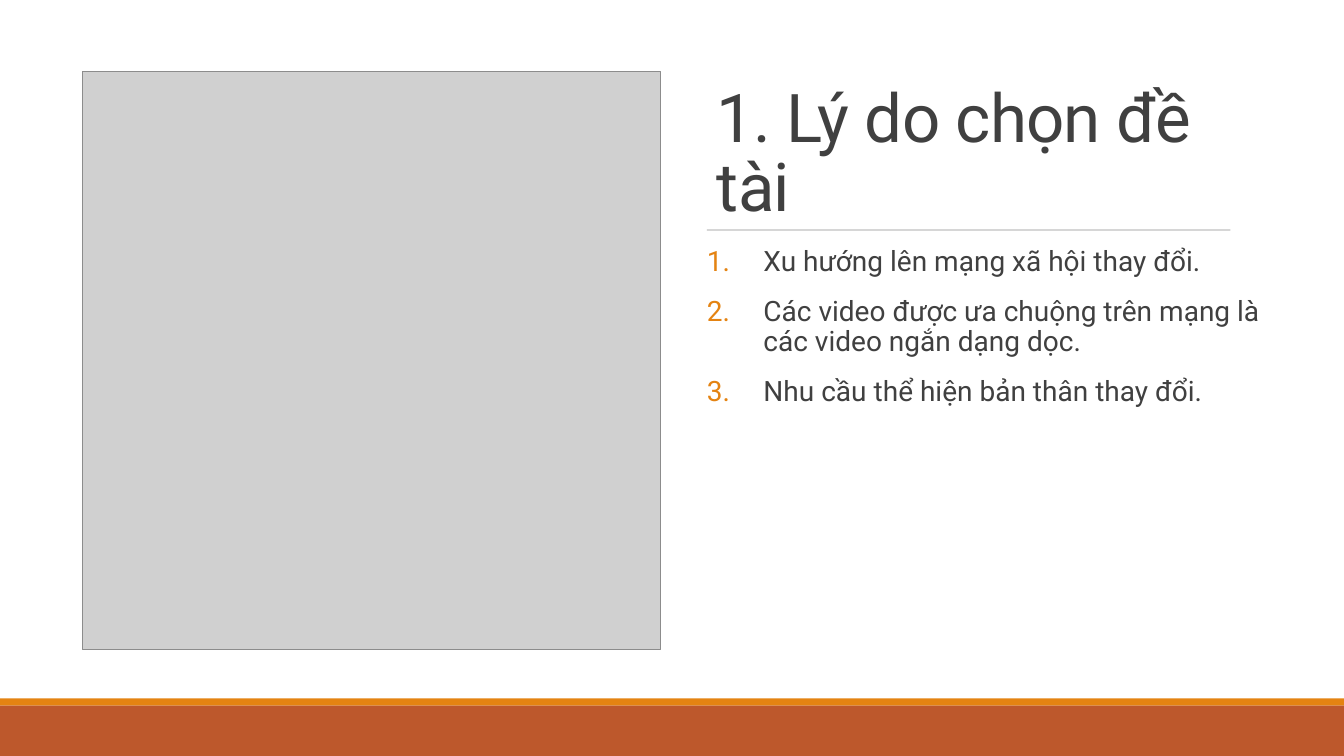
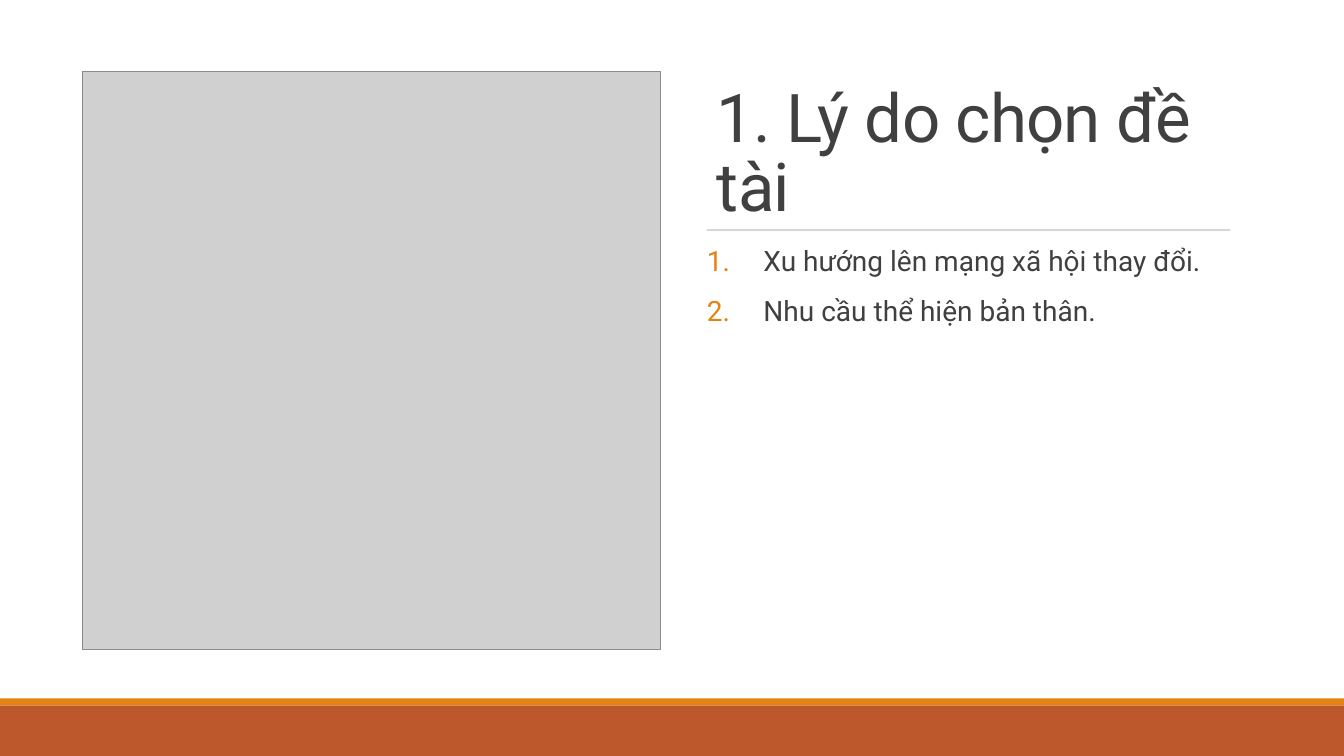
Before and after one commit to thedeadsheep/ang-VideoEditing, a slide deck: slide 3 of THIẾT KẾ VÀ XÂY DỰNG.pptx. Drawn at 1344x756 pixels with LibreOffice and Linux fonts; fonts in the diff are those of the drawing; grey boxes stand for pictures. Boxes give left, top, right and bottom in pixels: in the first picture for what was removed or moved away, otherwise in the second. Text is boxed around its words. In the diff, an @@ line names an element or a change of style, - is before the commit and + after.

```diff
--- a/THIẾT KẾ VÀ XÂY DỰNG.pptx
+++ b/THIẾT KẾ VÀ XÂY DỰNG.pptx
@@ text at bbox=[763, 297, 1096, 326]: text changed @@
-2. Các video được ưa chuộng trên mạng là các video ngắn dạng dọc.
-3. Nhu cầu thể hiện bản thân thay đổi.
+2. Nhu cầu thể hiện bản thân.
```
Also in this commit, not shown: 8 other slides changed, 4 slides added, 2 other files.
